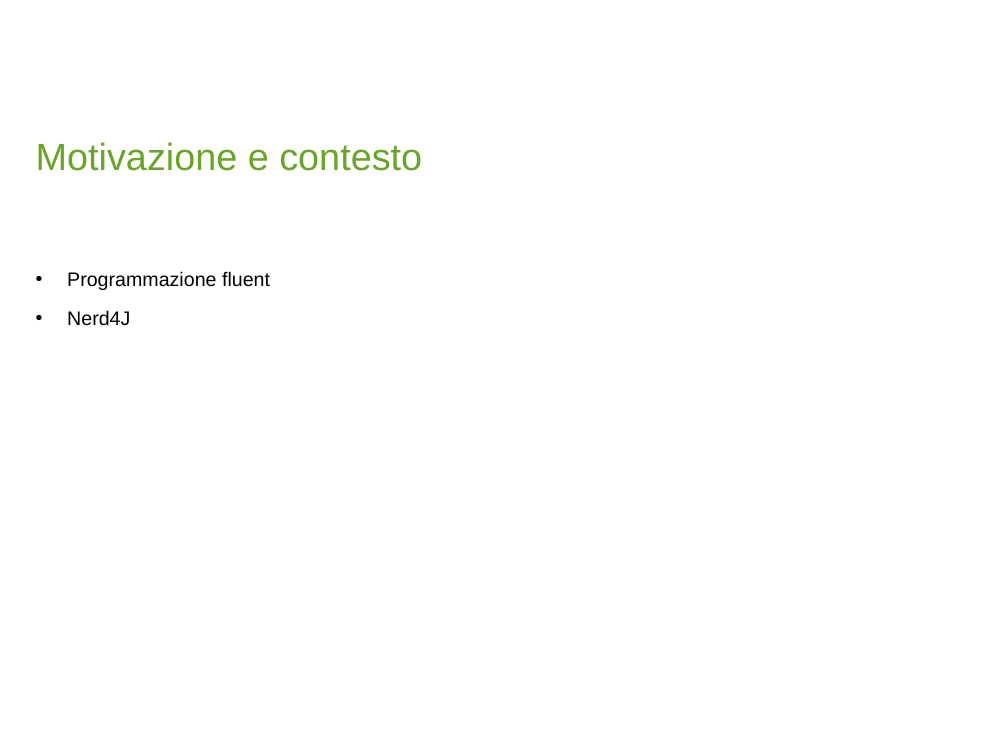
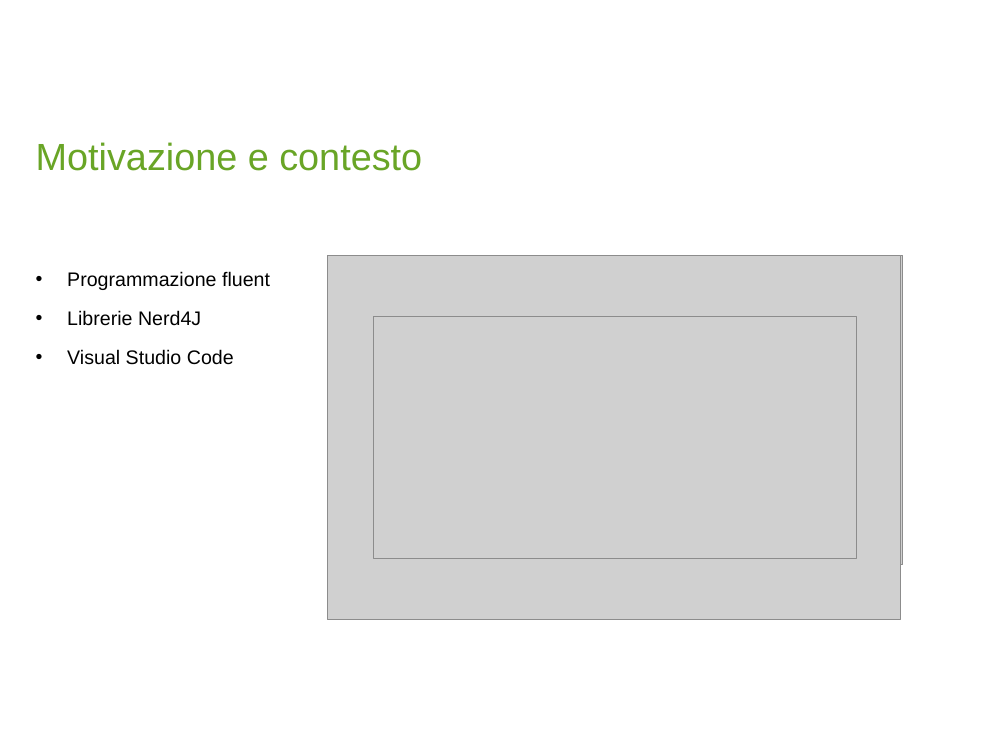
Before and after one commit to beffabryan/nerd4J-vscode-extension, a slide deck: slide 2 of pres_beffa.pptx (slide 3 before the commit). Drawn at 1008x756 pixels with LibreOffice and Linux fonts; fonts in the diff are those of the drawing; grey boxes stand for pictures; background and template pictures are left out. Boxes give left, top, right and bottom in pixels: in the first picture for what was removed or moved away, otherwise in the second. Text is boxed around its words. In the diff, an @@ line names an element or a change of style, - is before the commit and + after.

```diff
--- a/pres_beffa.pptx
+++ b/pres_beffa.pptx
@@ picture added at <box>328,255,903,564</box> @@
@@ picture added at <box>328,255,901,619</box> @@
@@ text at <box>67,310,234,365</box>: text changed @@
-• Nerd4J
+• Librerie Nerd4J
+• Visual Studio Code
@@ picture added at <box>373,317,856,558</box> @@
```
Also in this commit, not shown: 2 other slides changed, 1 slide removed, 3 other files.
